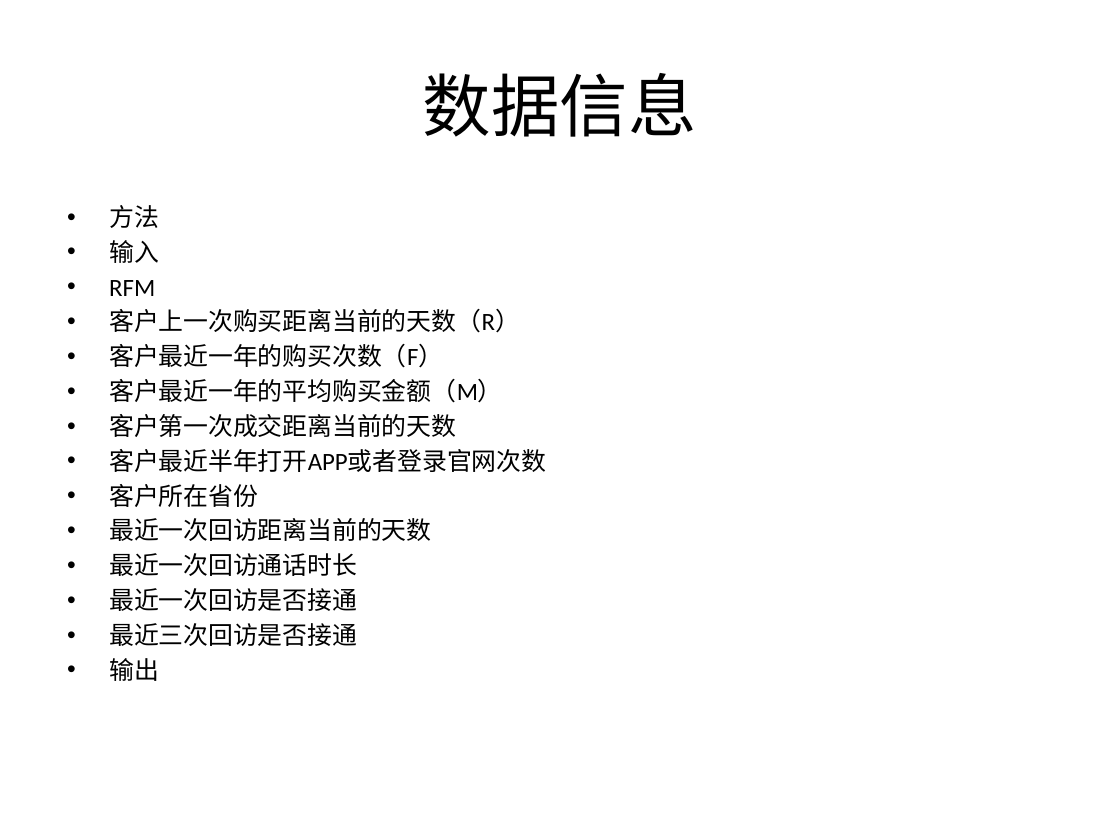
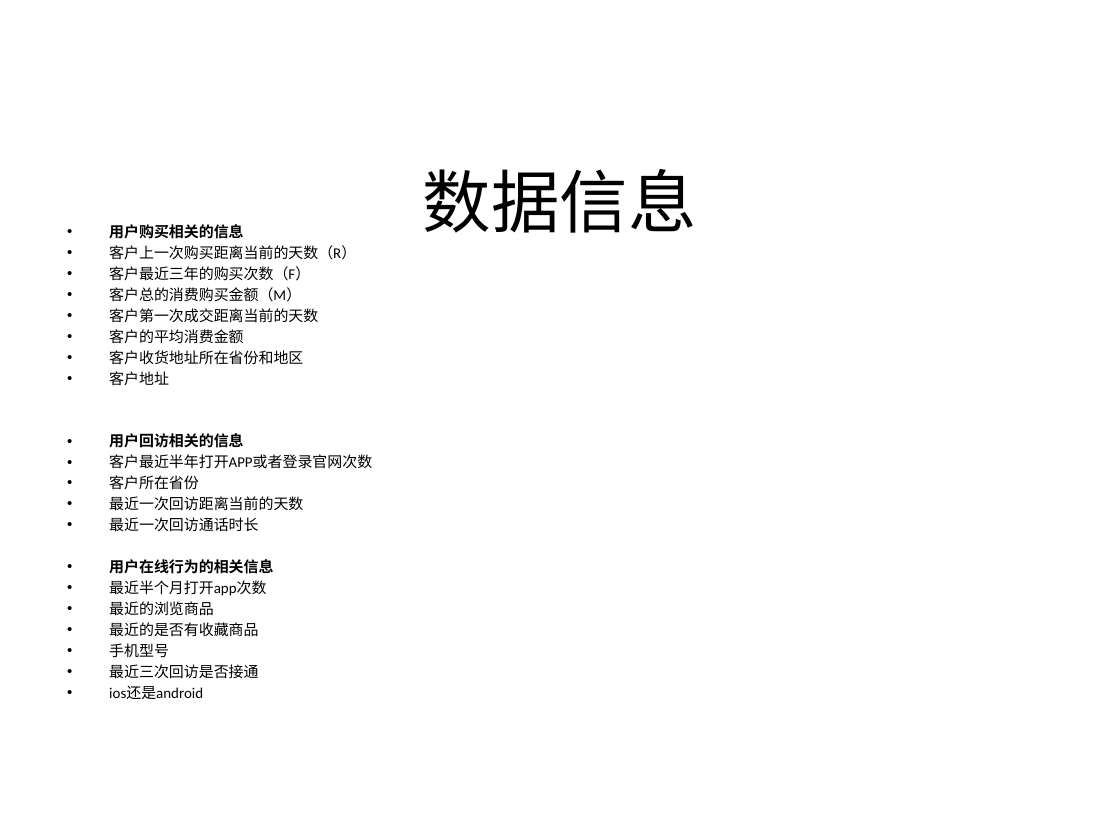
Before and after one commit to tusonggao/wwjjttbb_jk, a slide deck: slide 3 of 2018_12_16/客户智能分层需求说明.pptx (slide 2 before the commit). Drawn at 1120x840 pixels with LibreOffice and Linux fonts; fonts in the diff are those of the drawing; background and template pictures are left out. Boxes give left, top, right and bottom in pixels: in the first picture for what was removed or moved away, otherwise in the second. Text is boxed around its words. In the diff, an @@ line names an element or a change of style, - is before the commit and + after.

```diff
--- a/2018_12_16/客户智能分层需求说明.pptx
+++ b/2018_12_16/客户智能分层需求说明.pptx
@@ title "数据信息" moved from (x1=423, y1=73, x2=697, y2=137) to (x1=423, y1=169, x2=697, y2=233) @@
@@ text at (x1=109, y1=224, x2=243, y2=239): text changed; size 16 to 9.6 pt; bold on @@
-• 方法
-• 输入
-• RFM
+• 用户购买相关的信息
@@ text at (x1=109, y1=266, x2=310, y2=302): text changed; size 16 to 9.6 pt @@
-• 客户最近一年的购买次数（F）
-• 客户最近一年的平均购买金额（M）
+• 客户最近三年的购买次数（F）
+• 客户总的消费购买金额（M）
@@ text at (x1=109, y1=245, x2=372, y2=679): size 16 to 9.6 pt in "客户上一次购买距离当前的天数（R）", "客户第一次成交距离当前的天数", "客户最近半年打开APP或者登录官网次数", "客户所在省份" and 3 more places; less space between paragraphs @@
@@ text at (x1=109, y1=329, x2=303, y2=448): paragraphs added @@
+• 客户的平均消费金额
+• 客户收货地址所在省份和地区
+• 客户地址
+• 用户回访相关的信息
@@ text at (x1=109, y1=559, x2=273, y2=658): text changed; size 16 to 9.6 pt @@
-• 最近一次回访是否接通
+• 用户在线行为的相关信息
+• 最近半个月打开app次数
+• 最近的浏览商品
+• 最近的是否有收藏商品
+• 手机型号
@@ text at (x1=109, y1=686, x2=203, y2=699): text changed; size 16 to 9.6 pt @@
-• 输出
+• ios还是android
```
Also in this commit, not shown: 3 other slides changed, 7 slides added.
